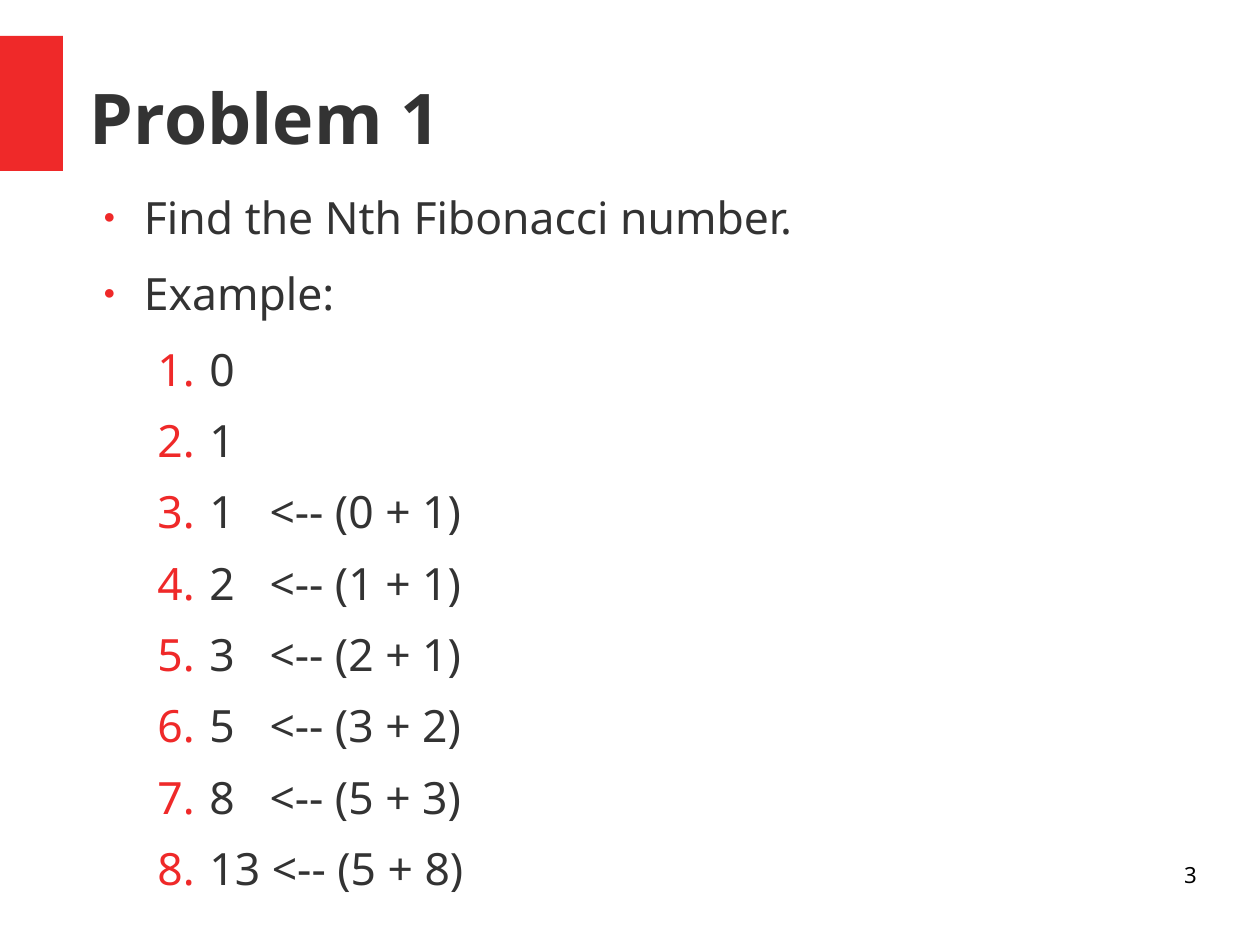
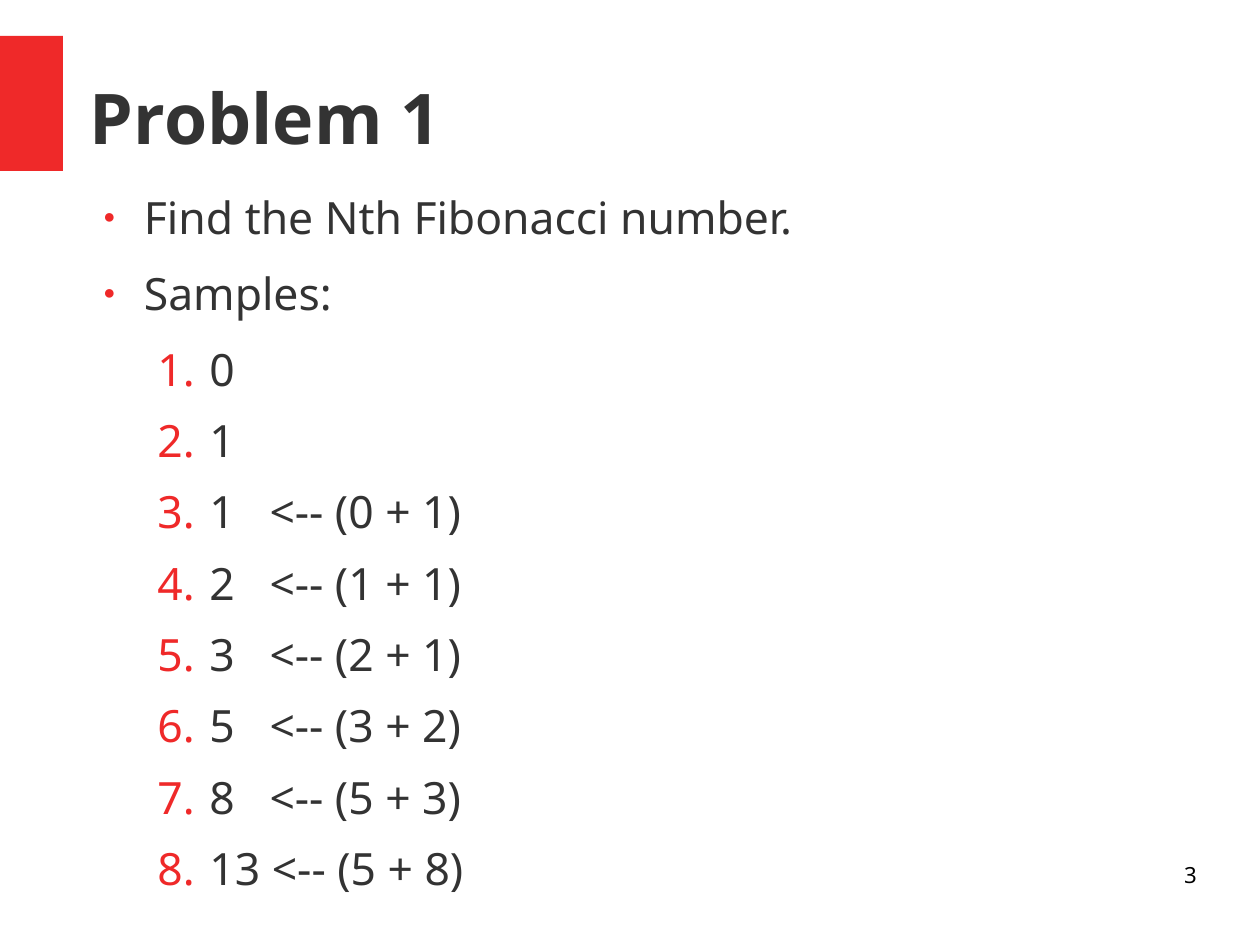
Before and after one commit to happy2code/dynamic_programming_samples, a slide deck: slide 3 of Dynamic Programming.odp. Drawn at 1260x945 pixels with LibreOffice and Linux fonts; fonts in the diff are those of the drawing. Boxes give left, top, right and bottom in pixels: in the first picture for what was removed or moved away, otherwise in the second. Text is boxed around its words. In the diff, an @@ line names an element or a change of style, - is before the commit and + after.

```diff
--- a/Dynamic Programming.odp
+++ b/Dynamic Programming.odp
@@ text at [144,276,332,321]: text changed @@
-● Example:
+● Samples:
```
Also in this commit, not shown: 2 other slides changed, 2 other files.
